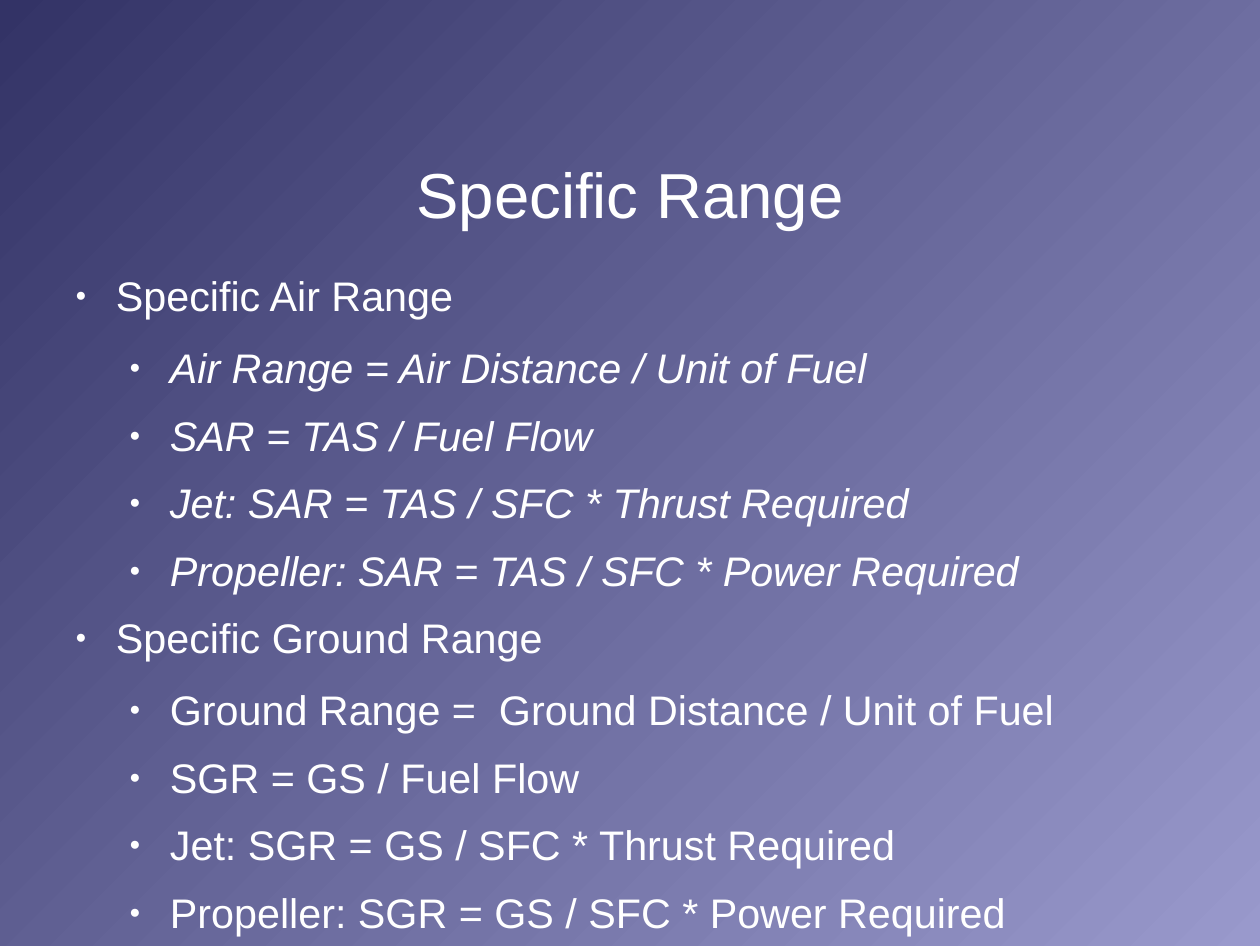
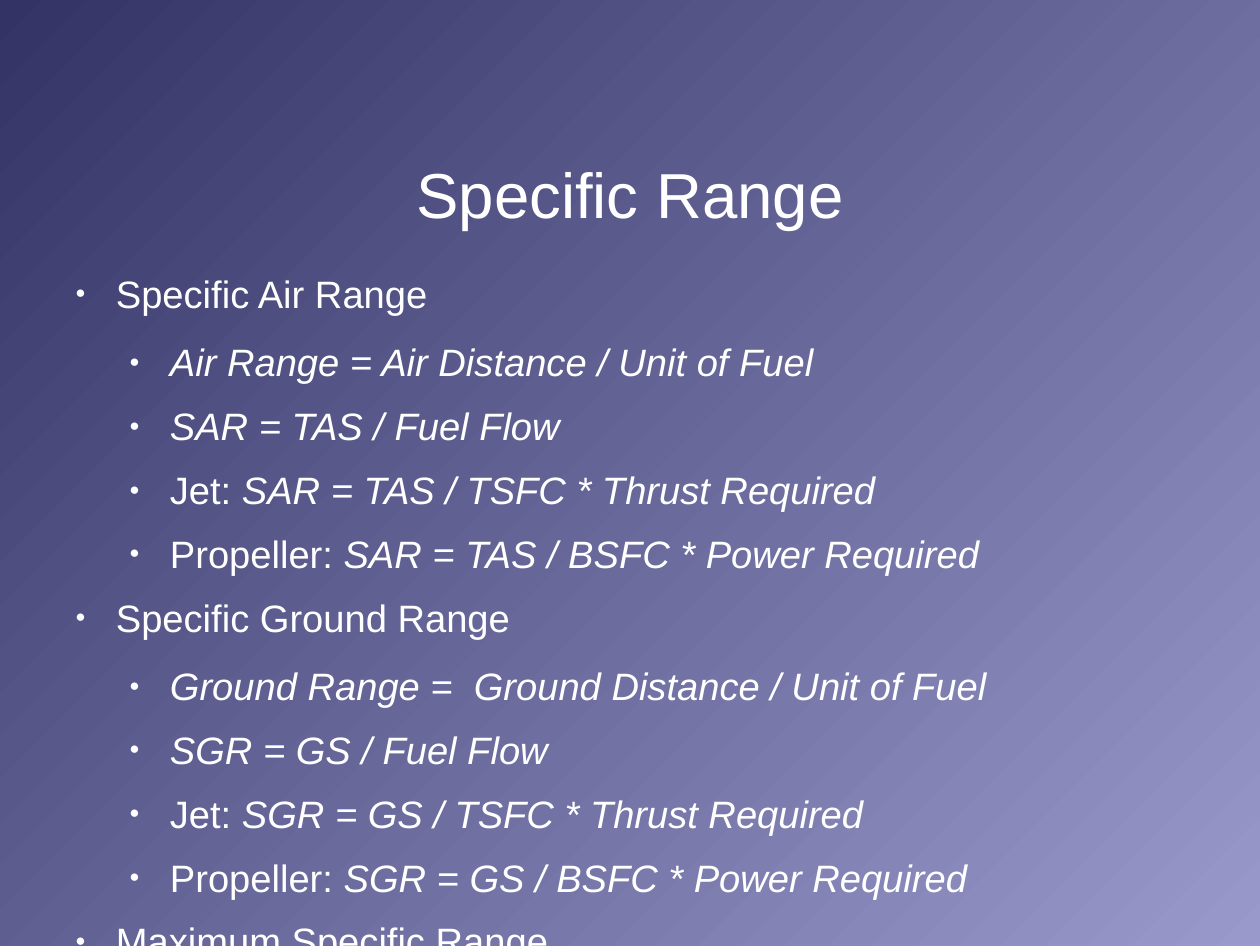
Before and after one commit to stephanheinemann/flight, a slide deck: slide 24 of FI/RangeAndEndurance/RangeAndEndurance.odp. Drawn at 1260x946 pixels with LibreOffice and Linux fonts; fonts in the diff are those of the drawing; background and template pictures are left out. Boxes give left, top, right and bottom in pixels: in the first picture for what was removed or moved away, otherwise in the second. Text is boxed around its words. In the diff, an @@ line names an element or a change of style, - is before the commit and + after.

Commit message:
reviewed range and endurance PGI

```diff
--- a/FI/RangeAndEndurance/RangeAndEndurance.odp
+++ b/FI/RangeAndEndurance/RangeAndEndurance.odp
@@ text at <box>116,280,986,765</box>: size 26 to 24.1 pt in "Specific Air Range", "Air Range = Air Distance / Unit ...", "SAR = TAS / Fuel Flow", "Specific Ground Range" and 3 more places; italic on in "Ground Range = Ground Distance / Unit ...", "SGR = GS / Fuel Flow"; list level 1 to 2 in "Maximize TAS or GS while ..." @@
@@ text at <box>170,476,979,576</box>: text changed; size 26 to 24.1 pt @@
-  ● Jet: SAR = TAS / SFC * Thrust Required
-  ● Propeller: SAR = TAS / SFC * Power Required
+  ● Jet: SAR = TAS / TSFC * Thrust Required
+  ● Propeller: SAR = TAS / BSFC * Power Required
@@ text at <box>170,800,967,900</box>: text changed; size 26 to 24.1 pt; italic on @@
-  ● Jet: SGR = GS / SFC * Thrust Required
-  ● Propeller: SGR = GS / SFC * Power Required
+  ● Jet: SGR = GS / TSFC * Thrust Required
+  ● Propeller: SGR = GS / BSFC * Power Required
+● Maximum Specific Range
```
Also in this commit, not shown: 7 other slides changed, 1 other file.
